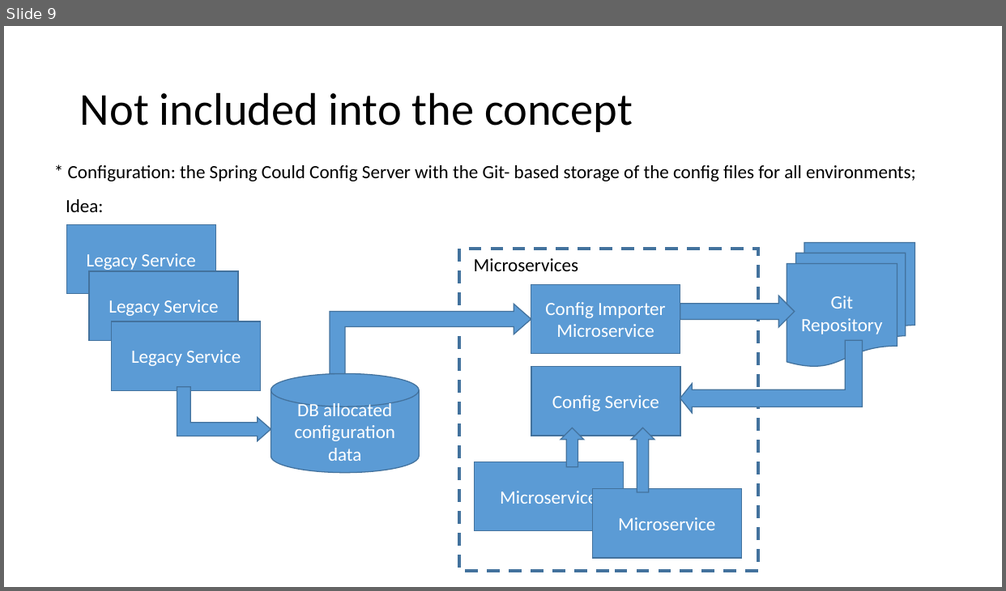
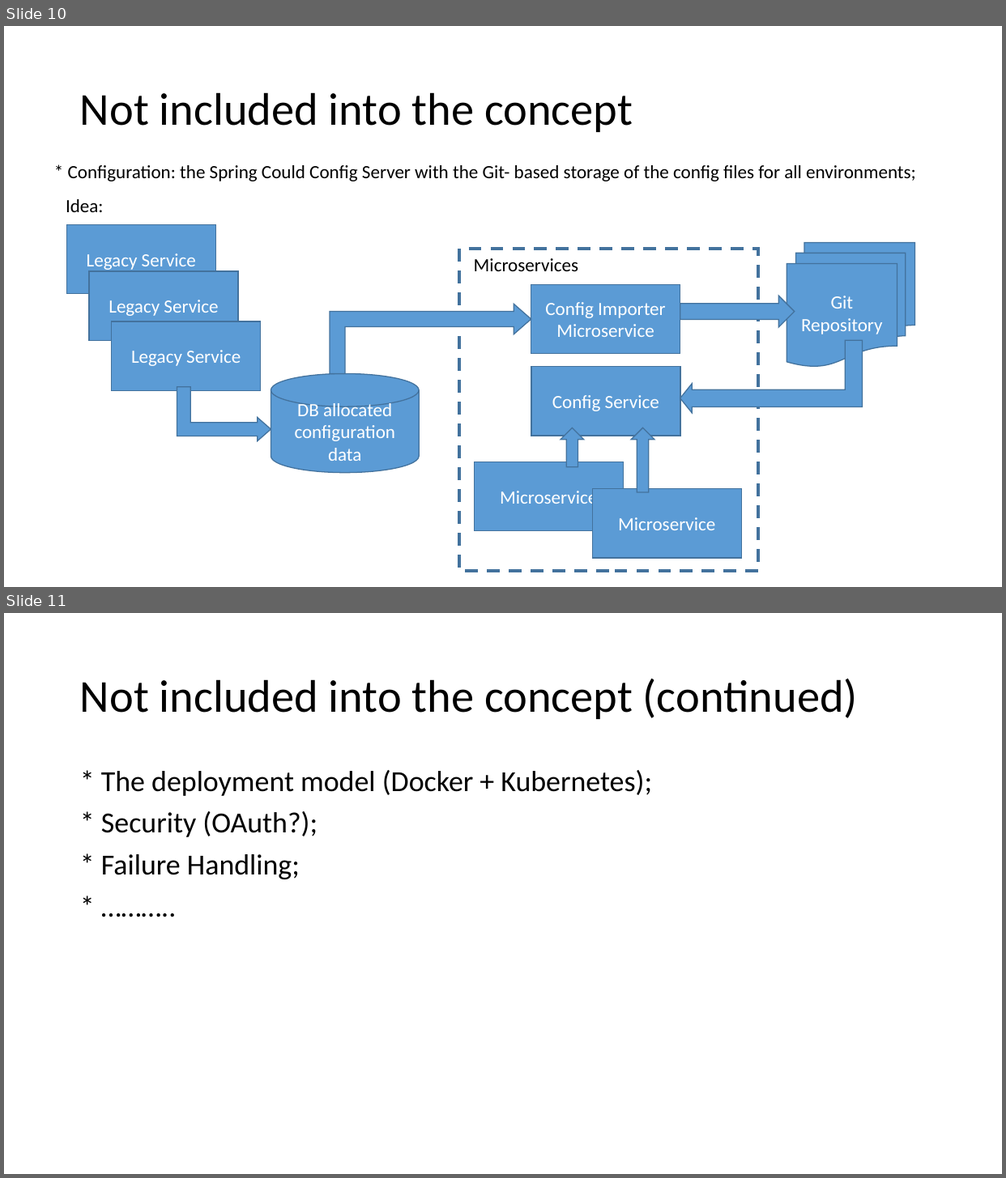
Before and after one commit to antonnazarov/altron-pilot, a slide deck: doc/altron-ms-demo-20190802.pptx. Shown one above the other, each under a label of ours: slide 9 before the commit, slides 10 and 11 after it. The pictures are 1006x591 and 1006x1178 pixels, drawn with LibreOffice and Linux fonts; fonts in the diff are those of the drawing. Boxes give left, top, right and bottom in pixels: in the first picture for what was removed or moved away, otherwise in the second. Text is boxed around its words. In the diff, an @@ line names an element or a change of style, - is before the commit and + after.

```diff
--- a/doc/altron-ms-demo-20190802.pptx
+++ b/doc/altron-ms-demo-20190802.pptx
@@ slide 11 added at [4, 613, 1002, 1174], background #FFFFFF @@
@@ title added at [80, 679, 858, 719], 44 pt, text #000000 @@
+Not included into the concept (continued)
@@ text added at [101, 770, 652, 879], 28 pt, text #000000 @@
+* The deployment model (Docker + Kubernetes);
+* Security (OAuth?);
+* Failure Handling;
+* ………..
@@ what was slide 9 is now slide 10 @@
```
Also in this commit, not shown: 1 slide changed, 6 other slides added, 14 other files.
